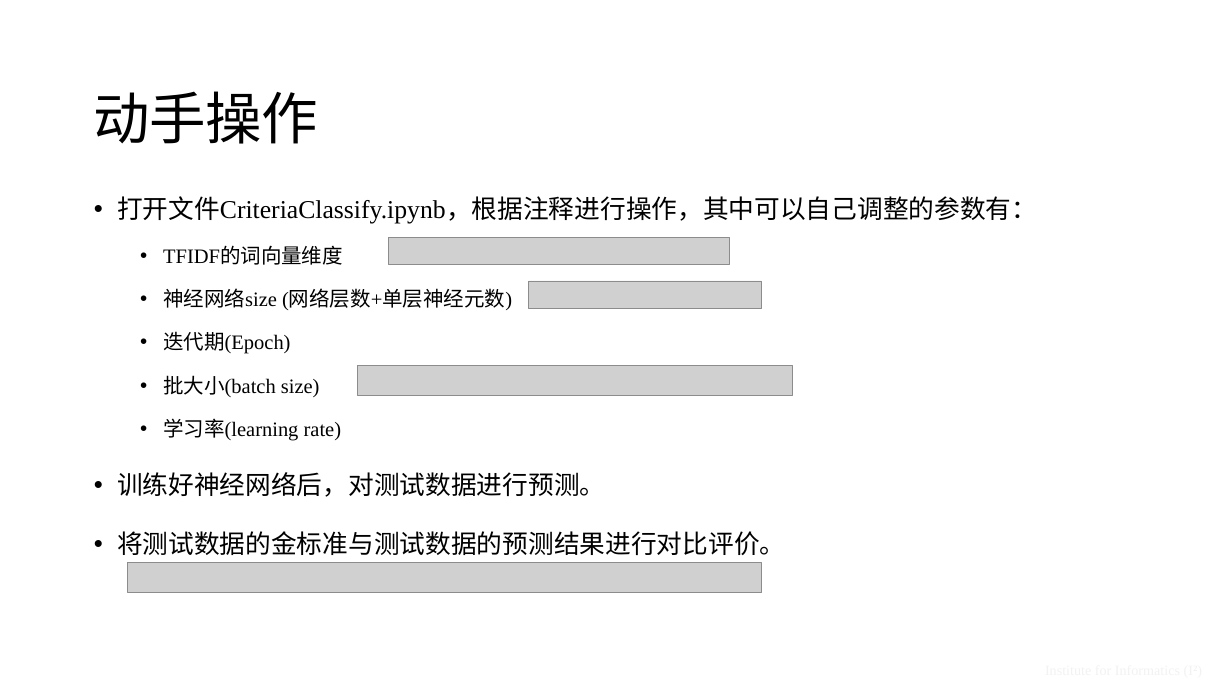
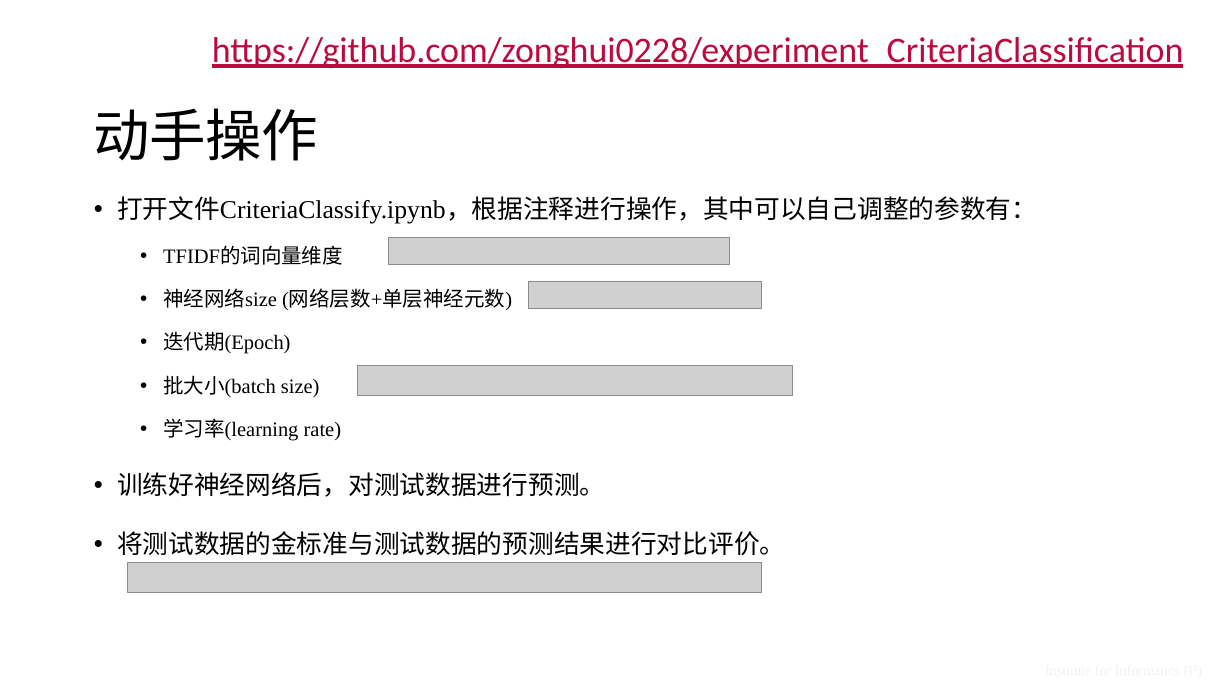
Before and after one commit to zonghui0228/Chinese-Medical-Text-Classification, a slide deck: slide 9 of supp/MedNLP(experiment).pptx. Drawn at 1232x693 pixels with LibreOffice and Linux fonts; fonts in the diff are those of the drawing; grey boxes stand for pictures; background and template pictures are left out. Boxes give left, top, right and bottom in pixels: in the first picture for what was removed or moved away, otherwise in the second. Text is boxed around its words. In the diff, an @@ line names an element or a change of style, - is before the commit and + after.

Commit message:
update PPT

```diff
--- a/supp/MedNLP(experiment).pptx
+++ b/supp/MedNLP(experiment).pptx
@@ title "动手操作": place and size @@
-title "动手操作" at box(94, 91, 318, 144)
+title "动手操作" at box(94, 108, 318, 161)
@@ title "动手操作" at box(94, 108, 318, 161): vertical alignment top to middle @@
@@ text added at box(212, 37, 1184, 68), 28 pt, text #BC0A40, underline @@
+https://github.com/zonghui0228/experiment_CriteriaClassification
```
